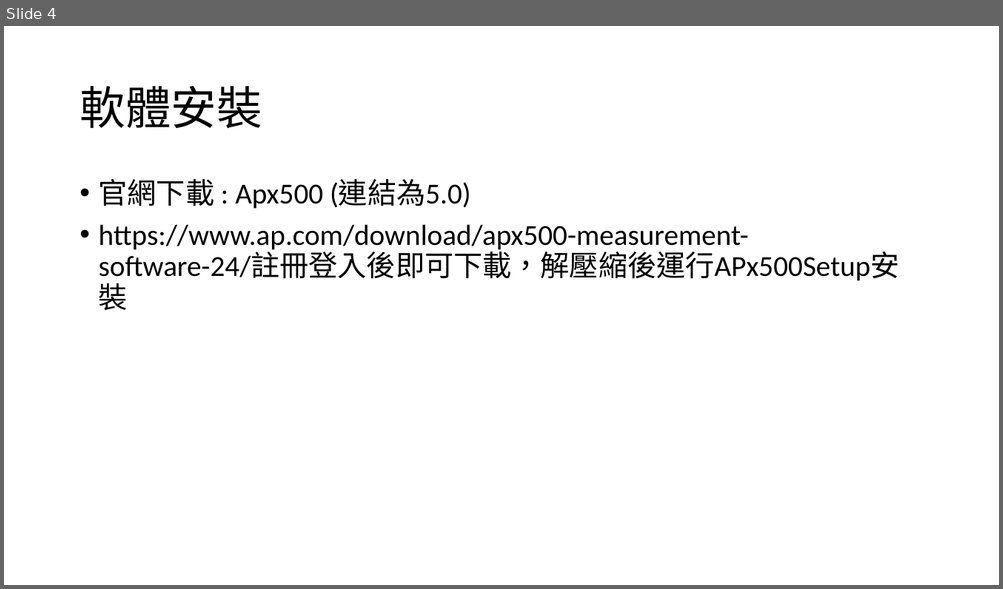
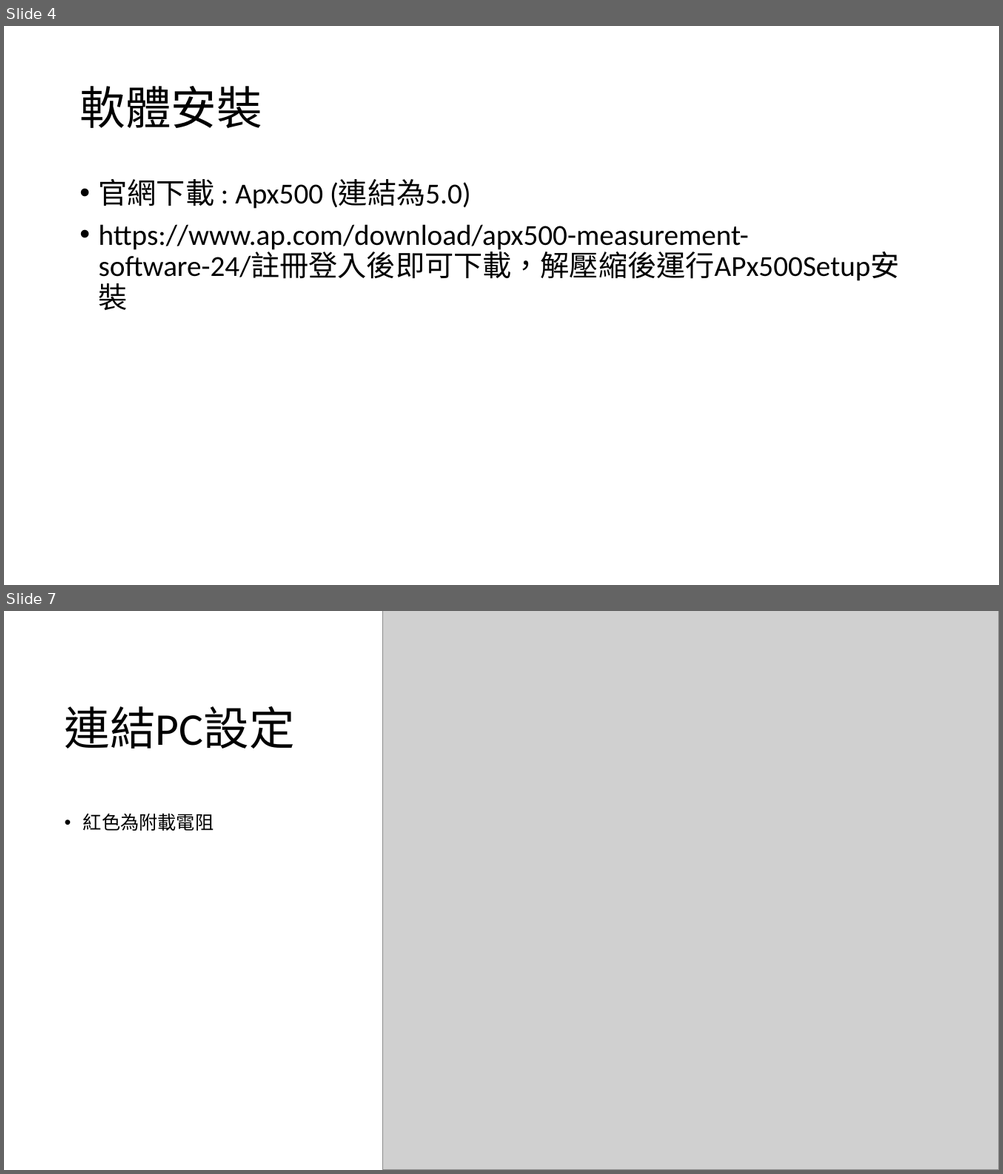
Before and after one commit to yyu002/Apx515_md, a slide deck: ppt/apx515_pre _install.pptx. Shown one above the other, each under a label of ours: slide 4 before the commit, slides 4 and 7 after it; the slides between them are not shown. The pictures are 1003x589 and 1003x1174 pixels, drawn with LibreOffice and Linux fonts; fonts in the diff are those of the drawing; grey boxes stand for pictures. Boxes give left, top, right and bottom in pixels: in the first picture for what was removed or moved away, otherwise in the second. Text is boxed around its words. In the diff, an @@ line names an element or a change of style, - is before the commit and + after.

```diff
--- a/ppt/apx515_pre _install.pptx
+++ b/ppt/apx515_pre _install.pptx
@@ slide 7 added at (4,611,999,1170), background #FFFFFF @@
@@ picture added at (382,611,999,1170) @@
@@ title added at (65,706,295,749), 44 pt, text #000000 @@
+連結PC設定
@@ text added at (83,813,213,831), 18 pt, text #000000 @@
+• 紅色為附載電阻
```
Also in this commit, not shown: 1 slide changed, 4 other slides added, 1 slide removed, 3 other files.
